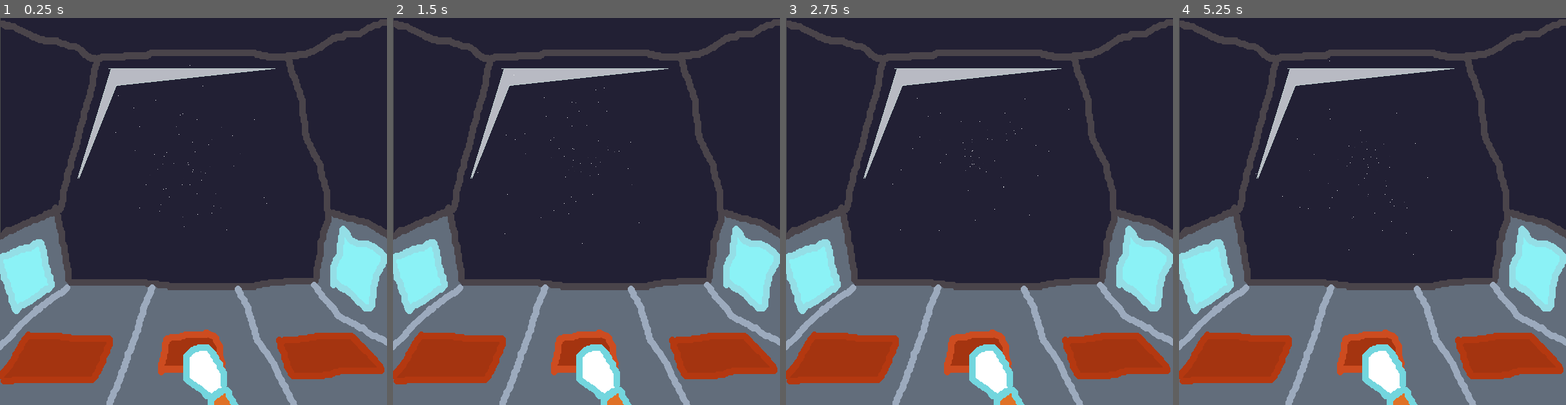
Above: before the commit, frames 1-4 (left to right).
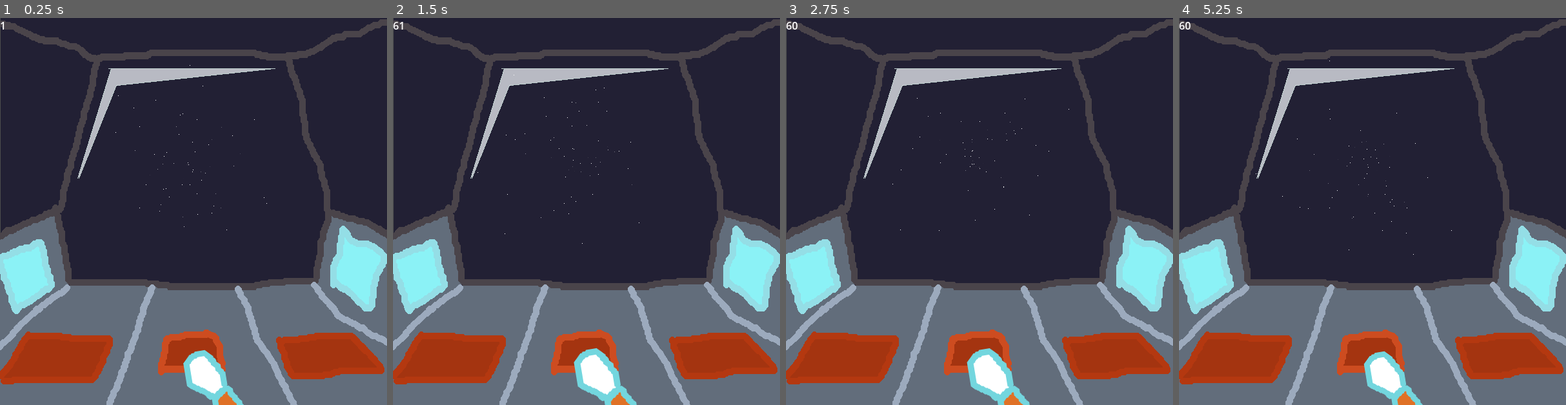
Above: after the commit, the same moments.

Repository: sugarvoid/alpha-space
Game: Godot game, scene res://game/game.tscn
Two runs of this game, one before a commit and one after it. Both use one fixed random seed, a clock stepped at 60 frames per second and the inputs below. The project has no main scene, so this scene is started directly.
Inputs:
- Up to frame 1 (0.25 s): no input
- Up to frame 2 (1.5 s): no input
- Up to frame 3 (2.75 s): no input
- Up to frame 4 (5.25 s): no input

The runs differ from the first frame. In frame 1, 0.6% of the frame differs, in the area x 0-63%, y 1-100%; in frame 2, 0.5%; in frame 3, 0.6%; in frame 4, 0.7%.
Error before the commit: Attempt to call function 'play' in base 'null instance' on a null instance. (res://game/game.gd:11)

Commit message:
Replaced missing nodes are moving files around

Diff:
--- a/game/game.tscn
+++ b/game/game.tscn
@@ -6,6 +6,7 @@
 [ext_resource type="PackedScene" uid="uid://c1ajj7sdaryad" path="res://game/star_field/star_field.tscn" id="4_onjy1"]
 [ext_resource type="PackedScene" uid="uid://chwyx6msikv4k" path="res://game/space_back_ground.tscn" id="5_cw3rp"]
 [ext_resource type="PackedScene" uid="uid://brpmynuyrhbkj" path="res://game/manager/meteor_manager.tscn" id="6_guurn"]
+[ext_resource type="PackedScene" uid="uid://b43yhcx7q06cy" path="res://game/hud/fps_counter.tscn" id="7_ufc36"]
 
 [node name="Game" type="Node2D"]
 script = ExtResource("1_8vr4e")
@@ -22,3 +23,7 @@
 position = Vector2(345, 562)
 
 [node name="MeteorManager" parent="." instance=ExtResource("6_guurn")]
+
+[node name="CanvasLayer" type="CanvasLayer" parent="."]
+
+[node name="FPSCounter" parent="CanvasLayer" instance=ExtResource("7_ufc36")]
--- a/game/hand/hand.tscn
+++ b/game/hand/hand.tscn
@@ -1,7 +1,48 @@
-[gd_scene load_steps=2 format=3 uid="uid://c7i2xu7w4hbkw"]
+[gd_scene load_steps=4 format=3 uid="uid://c7i2xu7w4hbkw"]
 
 [ext_resource type="Texture2D" uid="uid://be52mbkqfrr30" path="res://game/hand/hand.png" id="1_p8nfy"]
 
+[sub_resource type="Animation" id="Animation_7sr14"]
+resource_name = "press_button"
+length = 0.7
+loop_mode = 1
+tracks/0/type = "value"
+tracks/0/imported = false
+tracks/0/enabled = true
+tracks/0/path = NodePath(".:scale")
+tracks/0/interp = 1
+tracks/0/loop_wrap = true
+tracks/0/keys = {
+"times": PackedFloat32Array(0, 0.4, 0.7),
+"transitions": PackedFloat32Array(1, 1, 1),
+"update": 0,
+"values": [Vector2(1, 1), Vector2(0.85, 0.85), Vector2(1, 1)]
+}
+tracks/1/type = "value"
+tracks/1/imported = false
+tracks/1/enabled = false
+tracks/1/path = NodePath(".:rotation")
+tracks/1/interp = 1
+tracks/1/loop_wrap = true
+tracks/1/keys = {
+"times": PackedFloat32Array(0, 0.2, 0.7),
+"transitions": PackedFloat32Array(1, 1, 1),
+"update": 0,
+"values": [0.0, -0.298451, 0.0]
+}
+
+[sub_resource type="AnimationLibrary" id="AnimationLibrary_gu7ll"]
+_data = {
+"press_button": SubResource("Animation_7sr14")
+}
+
 [node name="Hand" type="Sprite2D"]
-position = Vector2(-5.21541e-08, 7)
+position = Vector2(-7.45055e-09, -20)
+rotation = -0.164601
+scale = Vector2(0.939248, 0.939248)
 texture = ExtResource("1_p8nfy")
+
+[node name="AnimationPlayer" type="AnimationPlayer" parent="."]
+libraries = {
+"": SubResource("AnimationLibrary_gu7ll")
+}
Not shown: 1 places in game/game.tscn that only renumber resources
